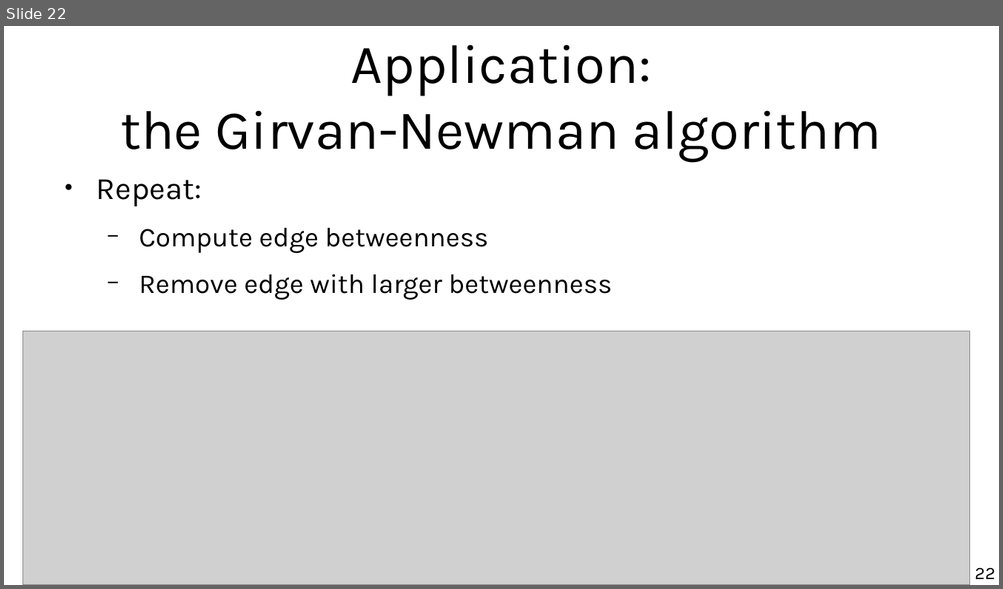
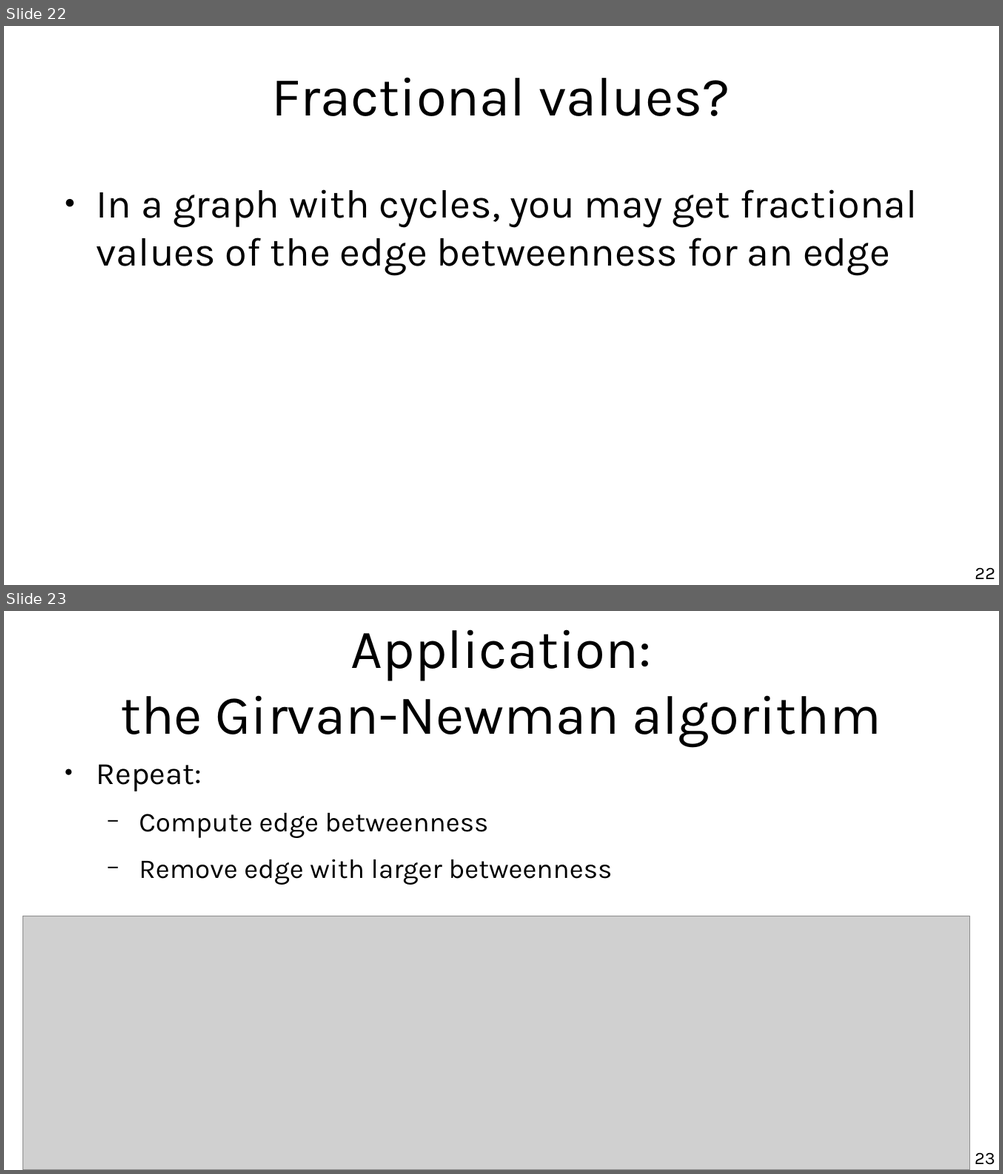
Before and after one commit to chatox/networks-science-course, a slide deck: theory/tt09_closeness_betweenness.odp. Shown one above the other, each under a label of ours: slide 22 before the commit, slides 22 and 23 after it. The pictures are 1003x589 and 1003x1174 pixels, drawn with LibreOffice and Linux fonts; fonts in the diff are those of the drawing; grey boxes stand for pictures. Boxes give left, top, right and bottom in pixels: in the first picture for what was removed or moved away, otherwise in the second. Text is boxed around its words. In the diff, an @@ line names an element or a change of style, - is before the commit and + after.

Commit message:
Fractional values of edge betweenness

```diff
--- a/theory/tt09_closeness_betweenness.odp
+++ b/theory/tt09_closeness_betweenness.odp
@@ slide 22 added at (4,26,999,585), background #FFFFFF @@
@@ title added at (272,77,730,116), 44 pt, text #000000 @@
+Fractional values?
@@ text added at (96,190,917,276), 32 pt, text #000000 @@
+● In a graph with cycles, you may get fractional values of the edge betweenness for an edge
@@ page number added at (974,568,994,580), 14 pt, text #000000 @@
+22
@@ what was slide 22 is now slide 23 @@
@@ page number at (974,1153,995,1165): text changed @@
-22
+23
```
Also in this commit, not shown: 2 slides changed, 1 other file.
